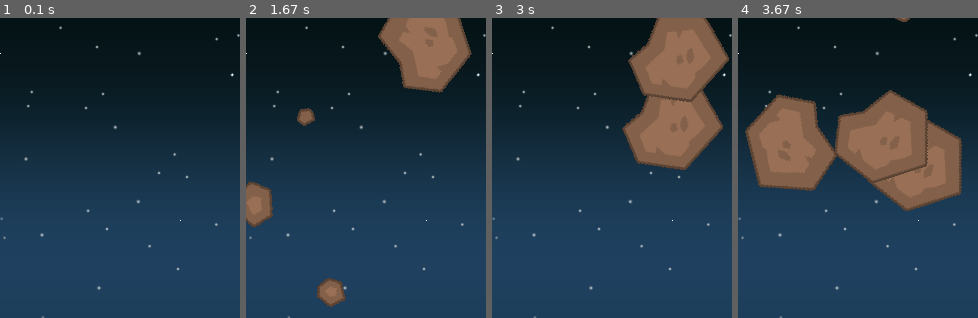
Above: before the commit, frames 1-4 (left to right).
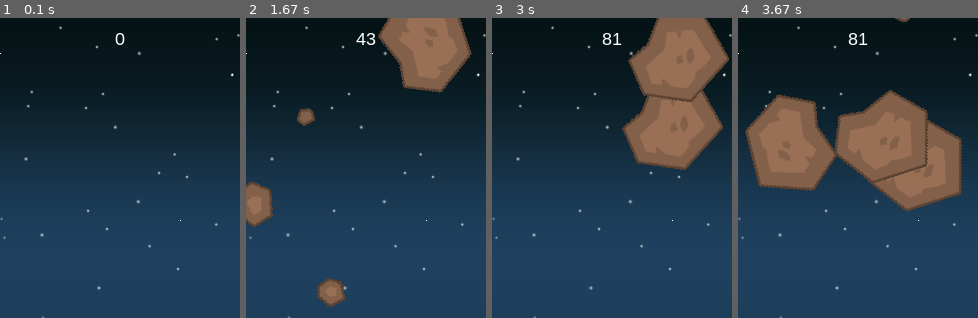
Above: after the commit, the same moments.

Repository: SimonovaU/pygame_inspo
Game: pygame game, started from shmup.py
The game is run twice, just before and just after one commit, with the same random seed, the same clock (stepped at 60 frames per second) and the same inputs.
Inputs:
- Up to frame 1 (0.1 s): no input
- Up to frame 2 (1.67 s): hold Right 0.33-0.8 s; hold Right 0.83-1.3 s; tap Space at 0.9, 1.2 s
- Up to frame 3 (3 s): hold Right 2.33-2.97 s; tap Space at 2.4, 2.7 s
- Up to frame 4 (3.67 s): hold Right from 3.5 s (still down); tap Space at 3.57 s
The pictures show only the part of the screen within x 25-75%, y 0-50%; the shares and areas given below are measured in that part.

The runs differ from the first frame. In frame 1, less than 0.1% of the frame differs, in the area x 47-53%, y 5-9%; in frame 2, 0.2%; in frame 3, 0.2%, in the area x 45-55%, y 5-9%; in frame 4, 0.2%.

Commit message:
score counting added

Diff:
--- a/shmup.py
+++ b/shmup.py
@@ -136,7 +136,17 @@
     all_sprites.add(m)
     mobs.add(m)
 
+score = 0
+
 bullets = pygame.sprite.Group()
+
+font_name = pygame.font.match_font('arial')
+def draw_text(surf, text, size, x, y):
+    font = pygame.font.Font(font_name, size)
+    text_surface = font.render(text, True, WHITE)
+    text_rect = text_surface.get_rect()
+    text_rect.midtop = (x, y)
+    surf.blit(text_surface, text_rect)
 
 # Цикл игры
 running = True
@@ -167,6 +177,7 @@
     # Проверка, попала ли пуля по мобу
     hits = pygame.sprite.groupcollide(mobs, bullets, True, True)
     for hit in hits:
+        score += 50 - hit.radius
         m = Mob()
         all_sprites.add(m)
         mobs.add(m)
@@ -175,6 +186,7 @@
     screen.fill(BLACK)
     screen.blit(background, background_rect)
     all_sprites.draw(screen)
+    draw_text(screen, str(score), 18, WIDTH / 2, 10)
 
     # После отрисовки всего, переворачиваем экран
     pygame.display.flip()
